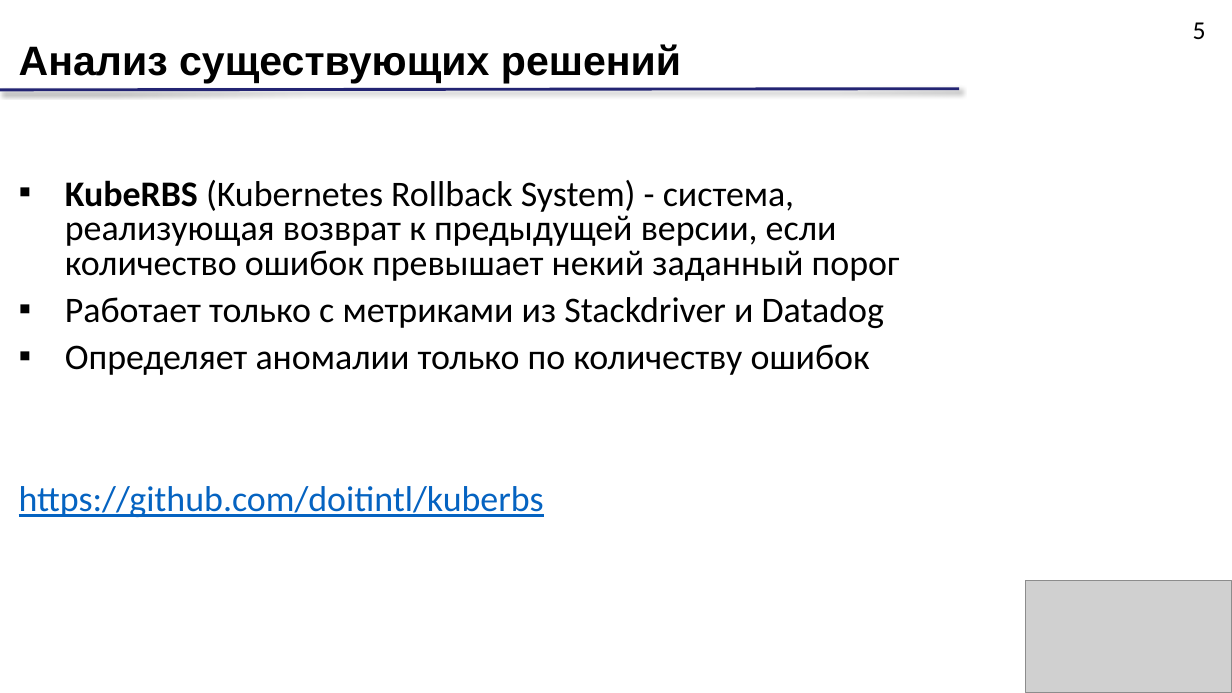
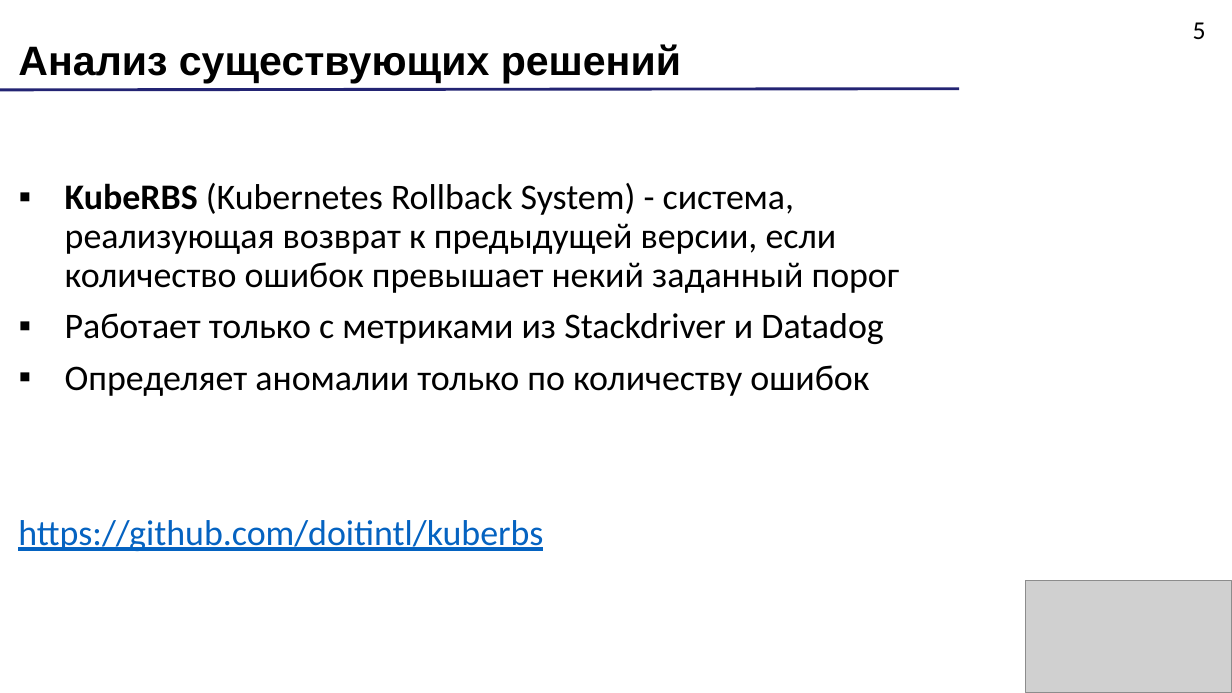
Before and after one commit to f0m41h4u7/Charon, a slide deck: slide 5 of files/presentation-KMU.pptx. Drawn at 1232x693 pixels with LibreOffice and Linux fonts; fonts in the diff are those of the drawing; grey boxes stand for pictures. Boxes give left, top, right and bottom in pixels: in the first picture for what was removed or moved away, otherwise in the second. Text is boxed around its words. In the diff, an @@ line names an element or a change of style, - is before the commit and + after.

```diff
--- a/files/presentation-KMU.pptx
+++ b/files/presentation-KMU.pptx
@@ line (0, 90) - (959, 89): stroke #232473 2.25 pt to #232473 2.24 pt @@
@@ text "KubeRBS (Kubernetes Rollback System) - ..." at box(18, 183, 900, 551): line spacing 0.8 to 0.9 @@
```
Also in this commit, not shown: 16 other slides changed.
